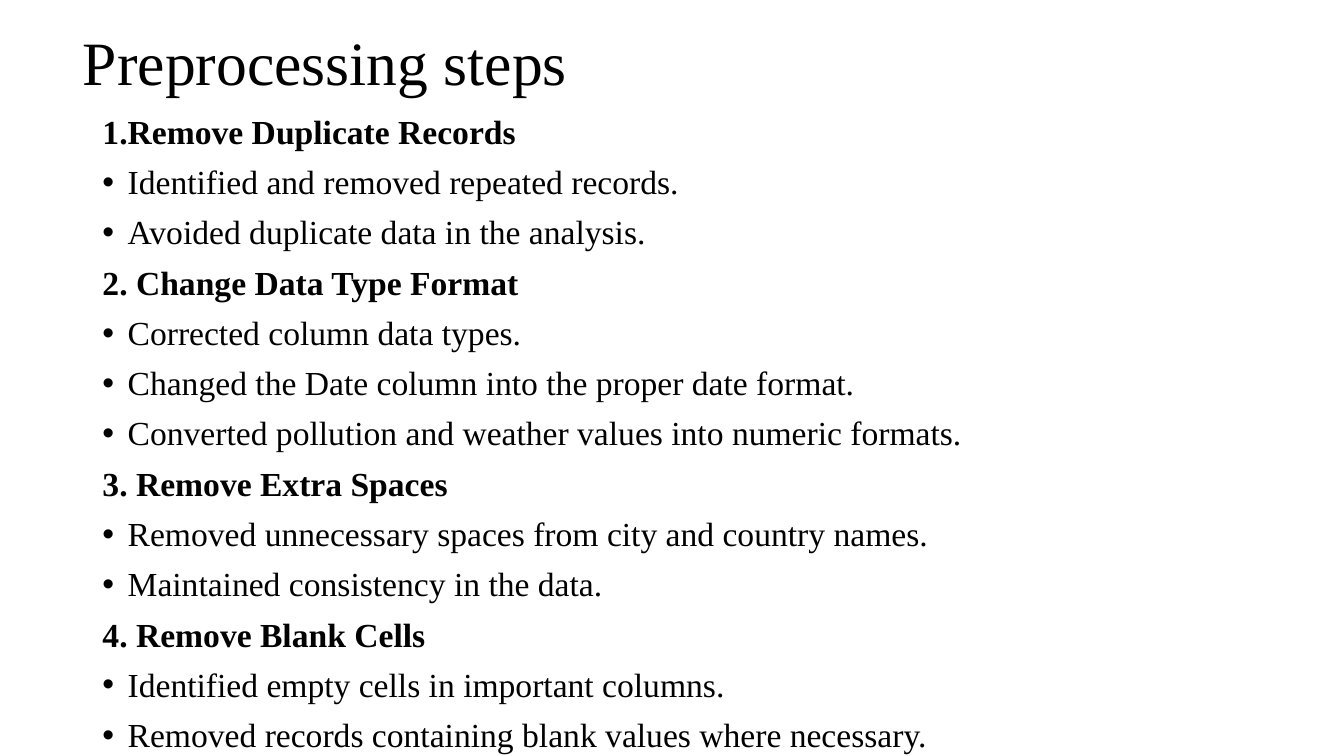
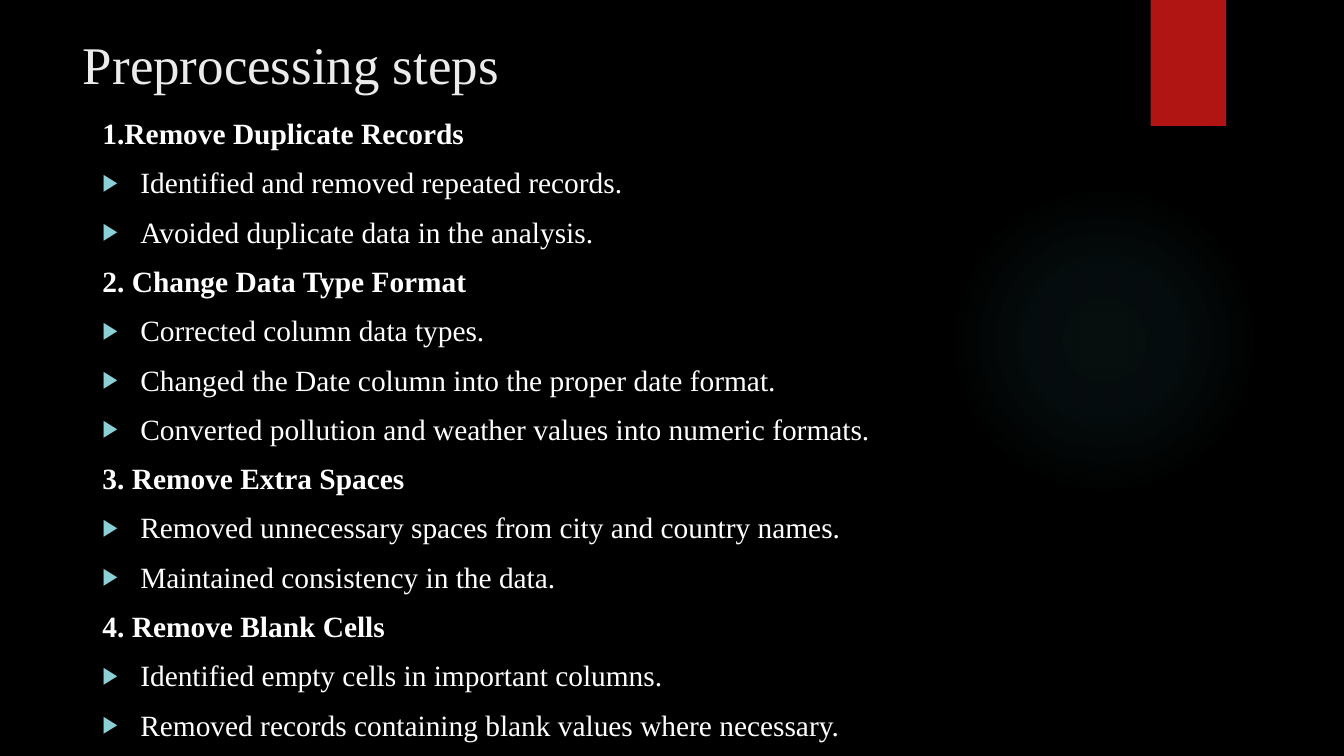
Before and after one commit to Indhu815/Global-Air-Quality-Analysis-and-Pollution-Trend, a slide deck: slide 4 of AIR QUALITY ANALYSIS AND POLLUTION TREND .pptx. Drawn at 1344x756 pixels with LibreOffice and Linux fonts; fonts in the diff are those of the drawing; background and template pictures are left out. Boxes give left, top, right and bottom in pixels: in the first picture for what was removed or moved away, otherwise in the second. Text is boxed around its words. In the diff, an @@ line names an element or a change of style, - is before the commit and + after.

```diff
--- a/AIR QUALITY ANALYSIS AND POLLUTION TREND .pptx
+++ b/AIR QUALITY ANALYSIS AND POLLUTION TREND .pptx
@@ background #FFFFFF to picture (left out) @@
@@ title "Preprocessing steps" at (83, 49, 499, 95): size 44 to 37.8 pt, text colour #000000 to #EBEBEB; line spacing 0.9 to 1; vertical alignment middle to top @@
@@ rectangle added at (1150, 0, 1226, 126), fill #B01513 @@
@@ text "1.Remove Duplicate Records" at (102, 123, 869, 742): size 24 to 21 pt, text colour #000000 to #FFFFFF; line spacing 0.9 to 1; bullet • to ▶ @@
@@ ellipse added at (949, 185, 1259, 495), fill gradient #50B9C1 @@
```
Also in this commit, not shown: 7 other slides changed.
